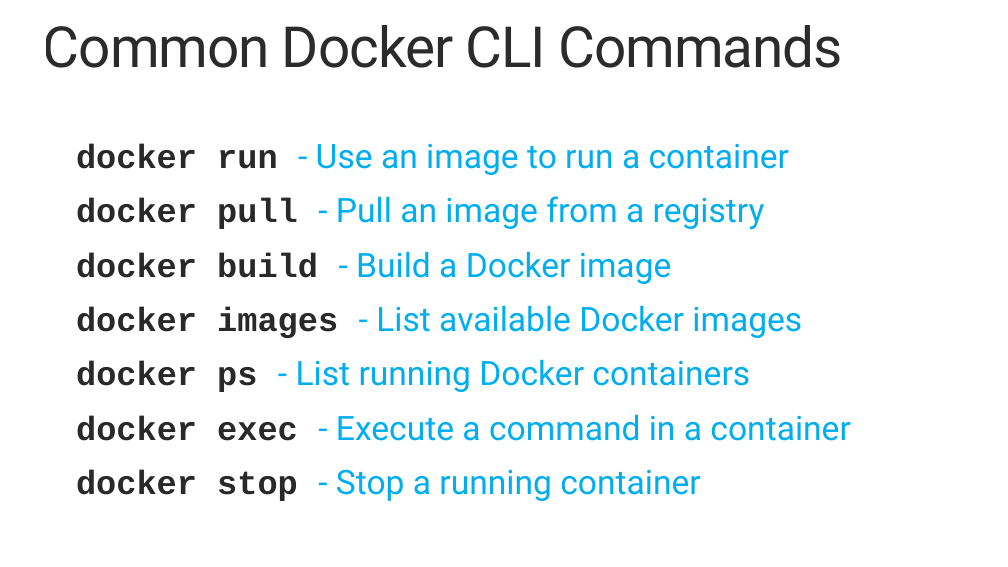
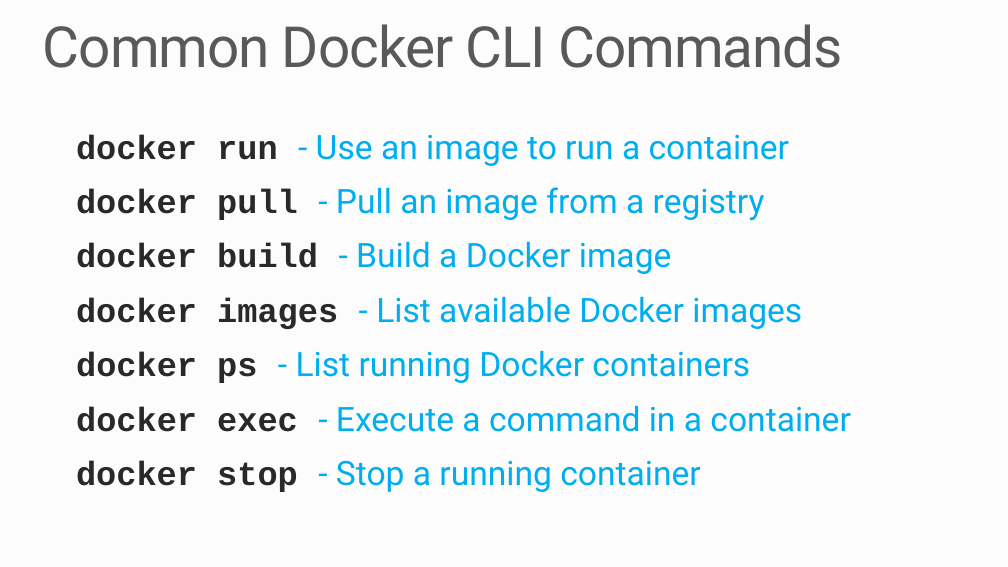
Before and after one commit to MSRConnections/Azure-training-course, a slide deck: slide 7 of Content/Container Service/Azure Container Service.pptx. Drawn at 1008x567 pixels with LibreOffice and Linux fonts; fonts in the diff are those of the drawing; background and template pictures are left out. Boxes give left, top, right and bottom in pixels: in the first picture for what was removed or moved away, otherwise in the second. Text is boxed around its words. In the diff, an @@ line names an element or a change of style, - is before the commit and + after.

```diff
--- a/Content/Container Service/Azure Container Service.pptx
+++ b/Content/Container Service/Azure Container Service.pptx
@@ background #FFFFFF to #FCFCFC @@
@@ title "Common Docker CLI Commands" at [43,24,843,68]: text colour #292929 to #595959 @@
@@ 7 texts: place and size @@
-7 texts at [76,143,850,501]
+7 texts at [76,134,850,492]
```
Also in this commit, not shown: 8 other slides changed.
